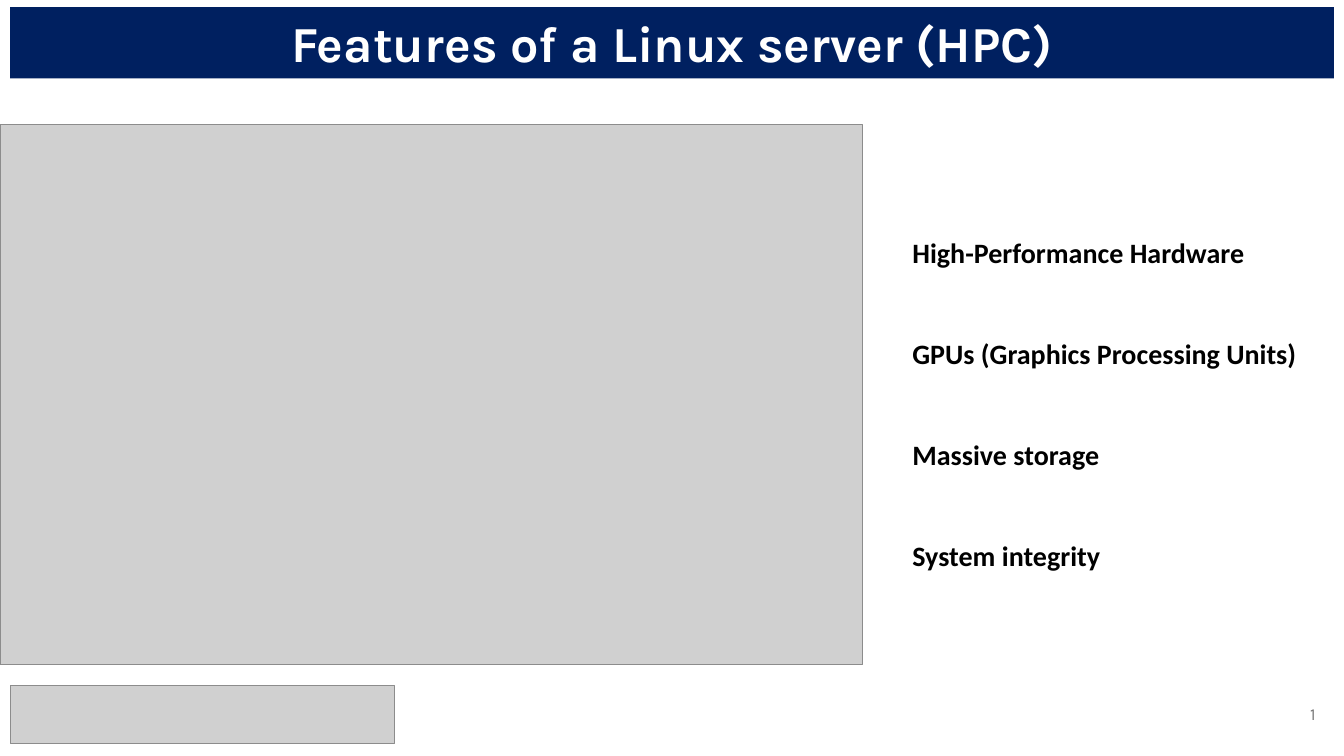
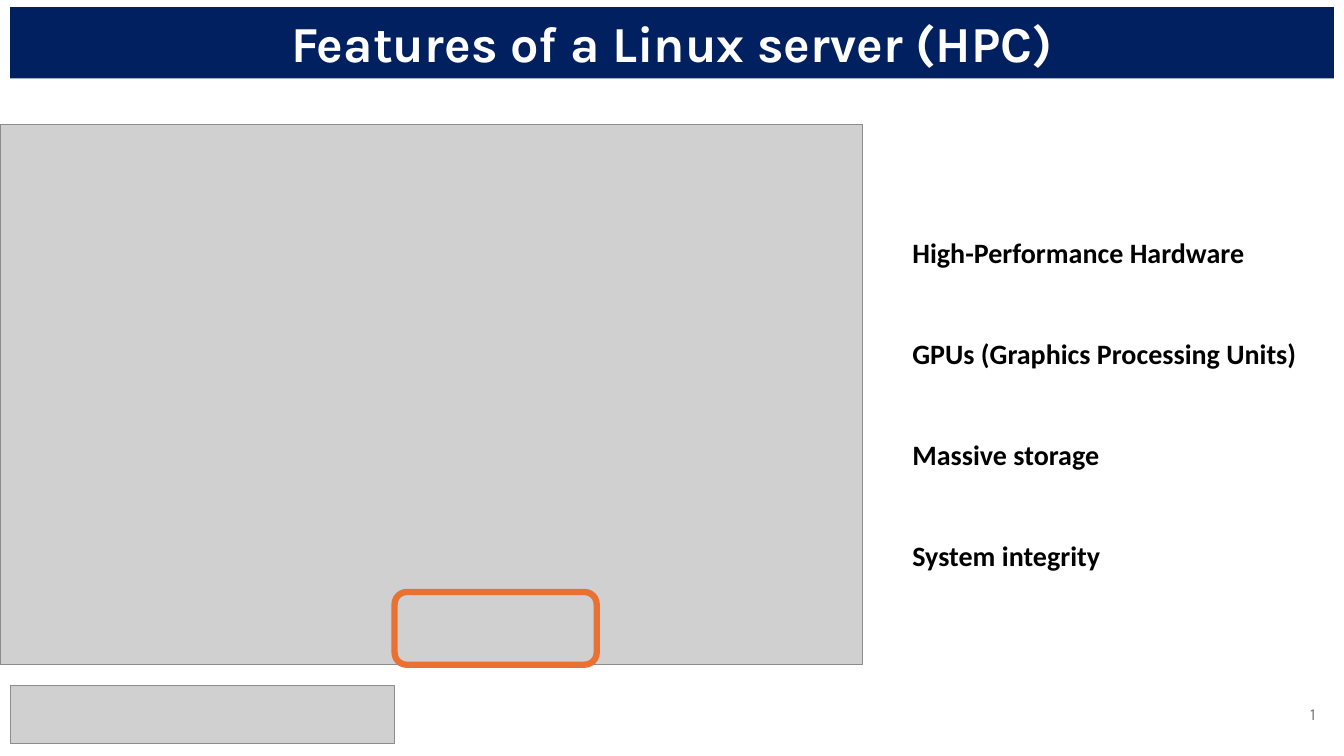
Before and after one commit to Vicellken/UCAS2023_workshop, a slide deck: slide 1 of photommetry_workshop.pptx. Drawn at 1344x756 pixels with LibreOffice and Linux fonts; fonts in the diff are those of the drawing; grey boxes stand for pictures. Boxes give left, top, right and bottom in pixels: in the first picture for what was removed or moved away, otherwise in the second. Text is boxed around its words. In the diff, an @@ line names an element or a change of style, - is before the commit and + after.

```diff
--- a/photommetry_workshop.pptx
+++ b/photommetry_workshop.pptx
@@ rounded rectangle added at (x1=394, y1=592, x2=597, y2=664), outline #E97132 4.5 pt @@
```
Also in this commit, not shown: 2 other slides changed, 1 slide added, 1 other file.
